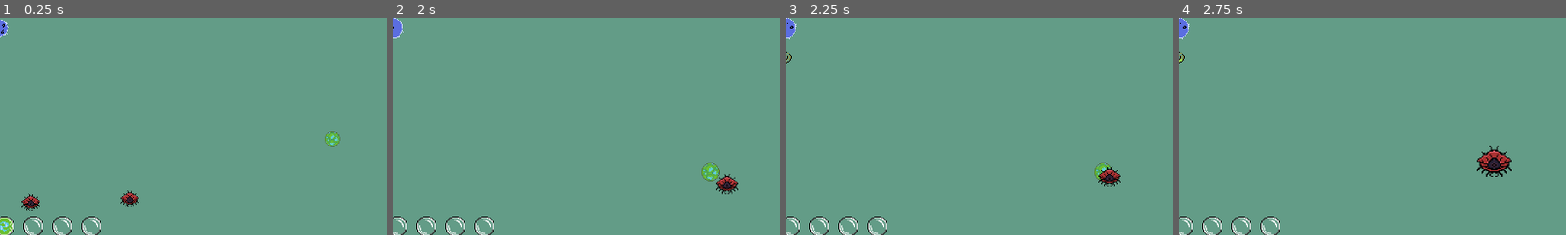
Above: before the commit, frames 1-4 (left to right).
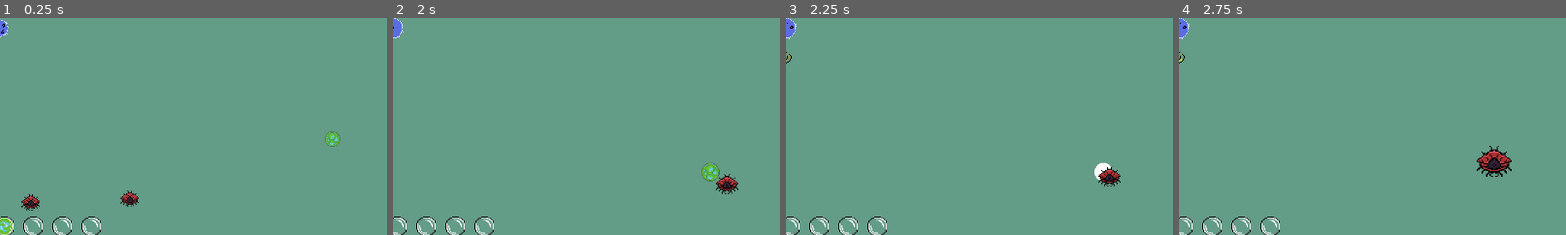
Above: after the commit, the same moments.

Repository: Ethan-D-S/primordial
Game: Godot game, scene res://main.tscn
Two runs of this game, one before a commit and one after it. Both use one fixed random seed, a clock stepped at 60 frames per second and the inputs below.
Inputs (mouse positions are % of the whole screen's width and height, from its top left):
- Up to frame 1 (0.25 s): no input
- Up to frame 2 (2 s): move the mouse to (72, 45) at 0.52 s; hold Space (dash) 0.53-1.28 s; move the mouse to (30, 55) at 1.27 s; click (30, 55) at 1.35 s
- Up to frame 3 (2.25 s): move the mouse to (60, 28) at 2.02 s; hold E (regenerate) from 2.03 s (still down)
- Up to frame 4 (2.75 s): keep holding E (regenerate)
The pictures show only the part of the screen within x 50-100%, y 48-98%; the shares and areas given below are measured in that part.

Frames 1-2 are identical in both runs. In frame 3, 0.2% of the frame differs, in the area x 79-85%, y 66-76%; in frame 4, nothing differs.

Commit message:
individualized shader materials for each instance of entities

Diff:
--- a/algae.gd
+++ b/algae.gd
@@ -14,11 +14,12 @@
 
 # Called when the node enters the scene tree for the first time.
 func _ready() -> void:
-	pass # Replace with function body.
+	algae_sprite.material = algae_sprite.material.duplicate()
 
 # Called every frame. 'delta' is the elapsed time since the previous frame.
 func _physics_process(delta: float) -> void:
 	if being_eaten_by:
+		#modulate flash
 		eating_timer -= delta
 
 		if eating_timer <= 0:
@@ -31,10 +32,10 @@
 func start_being_eaten_by(predator):
 	being_eaten_by = predator
 	eating_timer = eat_duration
-	#set_flash(true)
+	set_flash(true)
 
 # reset predator/eating vars, end flash
 func cancel_eat():
 	being_eaten_by = null
 	eating_timer = 0.0
-	#set_flash(false)
+	set_flash(false)
--- a/player.gd
+++ b/player.gd
@@ -94,7 +94,7 @@
 	if area.is_in_group("algae"):
 		area.start_being_eaten_by(self)
 	# eating wanderer
-	if entity.is_in_group("wanderer") && entity.mass < mass:
+	if entity.is_in_group("wanderer"): #&& entity.mass < mass:
 		entity.start_being_eaten_by(self)
 
 
--- a/wanderer.gd
+++ b/wanderer.gd
@@ -20,11 +20,17 @@
 var being_eaten_by = null
 @onready var wanderer_sprite = $Sprite
 
+func _ready() -> void:
+	# make sprite material (for flash) unique to each instance of the entity
+	wanderer_sprite.material = wanderer_sprite.material.duplicate()
+
 func _physics_process(delta: float) -> void:
 	# keep timer consistent with framerate
 	run_timer -= delta
+
 	# being eaten
 	if being_eaten_by:
+		#set_flash(true)
 		eating_timer -= delta
 
 		if eating_timer <= 0:
@@ -36,6 +42,7 @@
 		# bias direction toward target, but don't snap perfectly
 		var toward_target = (target.global_position - global_position).normalized()
 		current_direction = current_direction.lerp(toward_target, 0.4).normalized()
+
 	## TODO: functionalize this
 		if run_timer <= 0:
 			# has valid target, stay focused
@@ -103,13 +110,13 @@
 func start_being_eaten_by(predator):
 	being_eaten_by = predator
 	eating_timer = eat_duration
-	#set_flash(true)
+	set_flash(true)
 
 # reset predator/eating vars, end flash
 func cancel_eat():
 	being_eaten_by = null
 	eating_timer = 0.0
-	#set_flash(false)
+	set_flash(false)
 
 
 func update_speed():
